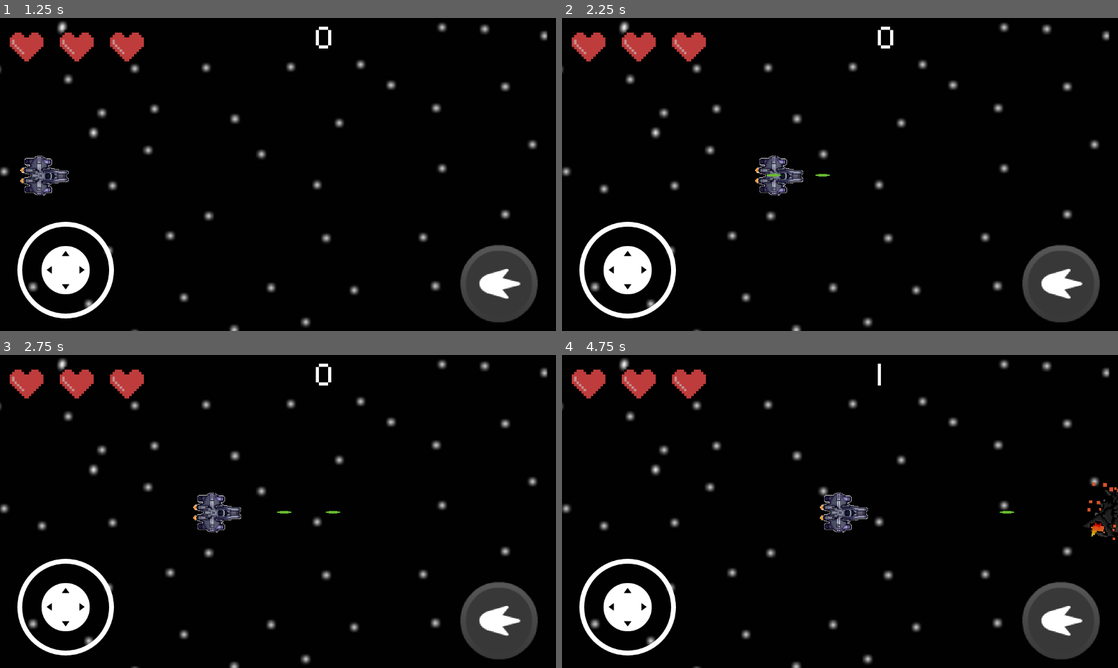
Above: before the commit, frames 1-4 (two rows, left to right).
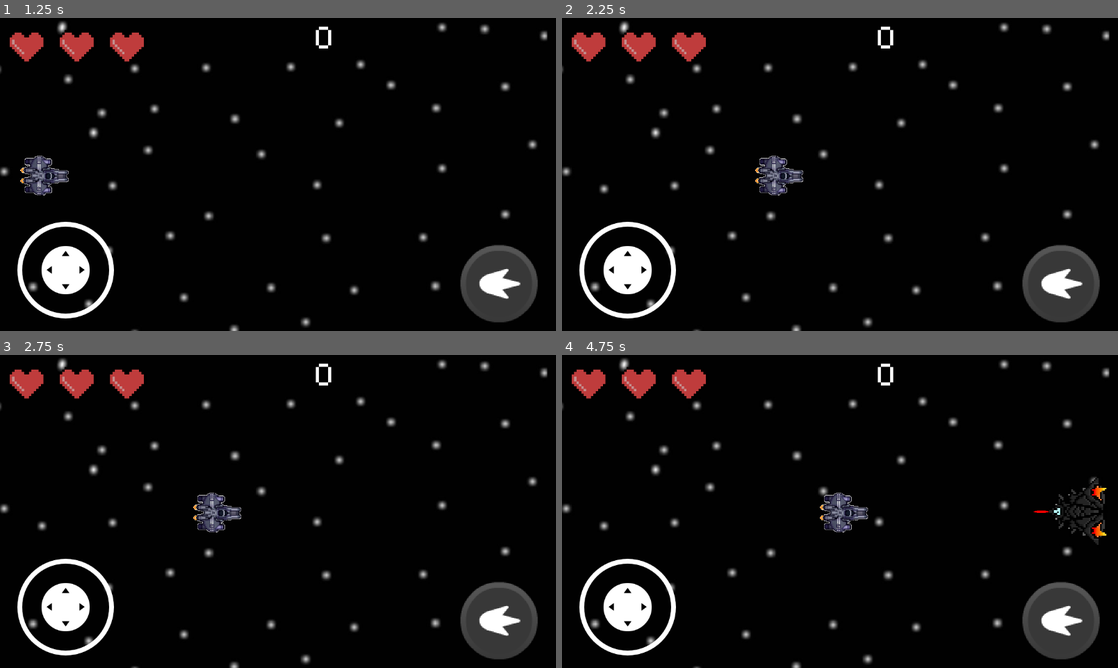
Above: after the commit, the same moments.

Repository: cofeek-codes/Space-Strike
Game: Godot game, scene res://scenes/ui/main_menu.tscn
The game is run twice, just before and just after one commit, with the same random seed, the same clock (stepped at 60 frames per second) and the same inputs.
Inputs (mouse positions are in pixels of both pictures, inside the frame that each line leads up to):
- Up to frame 1 (1.25 s): click (294, 243) at 0.5 s
- Up to frame 2 (2.25 s): move the mouse to (962, 158) at 1.27 s; hold Right (move_right) 1.28-2 s; click (962, 158) at 1.35 s; drag from (728, 190) to (812, 237) at 2.02 s
- Up to frame 3 (2.75 s): no input
- Up to frame 4 (4.75 s): move the mouse to (895, 442) at 2.77 s; hold Right (move_right) 2.78-3.5 s; click (895, 442) at 2.85 s; drag from (812, 574) to (1006, 511) at 3.52 s; move the mouse to (1006, 558) at 4.27 s; hold Left (move_left) from 4.28 s (still down); click (1006, 558) at 4.35 s

Frame 1 is identical in both runs. In frame 2, less than 0.1% of the frame differs, in the area x 36-49%, y 49-51%; in frame 3, less than 0.1%; in frame 4, 1.0%, in the area x 56-100%, y 2-61%.

Commit message:
player shooting refactor + shooting now works properly on mobile

Diff:
--- a/project.godot
+++ b/project.godot
@@ -96,6 +96,10 @@
 , Object(InputEventJoypadButton,"resource_local_to_scene":false,"resource_name":"","device":-1,"button_index":0,"pressure":0.0,"pressed":false,"script":null)
 ]
 }
+shoot_mobile={
+"deadzone": 0.2,
+"events": []
+}
 
 [internationalization]
 
--- a/scenes/main/game.tscn
+++ b/scenes/main/game.tscn
@@ -65,5 +65,5 @@
 texture_normal = ExtResource("7_kjrfb")
 texture_pressed = ExtResource("8_se30j")
 shape = SubResource("CircleShape2D_ktwa8")
-action = "shoot"
+action = "shoot_mobile"
 visibility_mode = 1
--- a/scripts/player/player.gd
+++ b/scripts/player/player.gd
@@ -34,14 +34,10 @@
 	if position.x > viewport_dimensions.x || position.x < 0 || position.y < healthbar.position.y + 30 || position.y > viewport_dimensions.y:
 		position = init_position
 
-func shooting():
-
-	if Input.is_action_just_pressed("shoot"):
-		# print('shooted a bullet')
-
-		var bullet = bullet_scene.instantiate()
-		get_parent().add_child(bullet)
-		bullet.global_position = aim_marker.global_position
+func shoot():
+	var bullet = bullet_scene.instantiate()
+	get_parent().add_child(bullet)
+	bullet.global_position = aim_marker.global_position
 
 func movement():
 		# horizontal movement
@@ -135,8 +131,10 @@
 		movement()
 	handle_borders()
 	if !game_over:
-		shooting()
-
+		if Input.is_action_just_pressed("shoot_mobile"):
+			shoot()
+		elif Input.is_action_just_pressed("shoot") && !DisplayServer.is_touchscreen_available():
+			shoot()
 
 
 func _on_animation_player_animation_finished() -> void:
